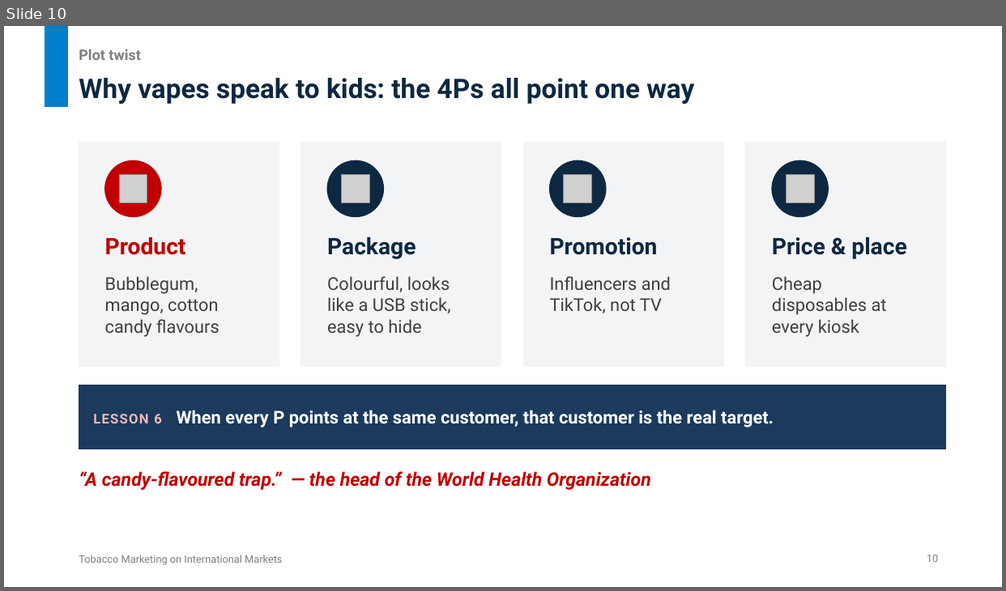
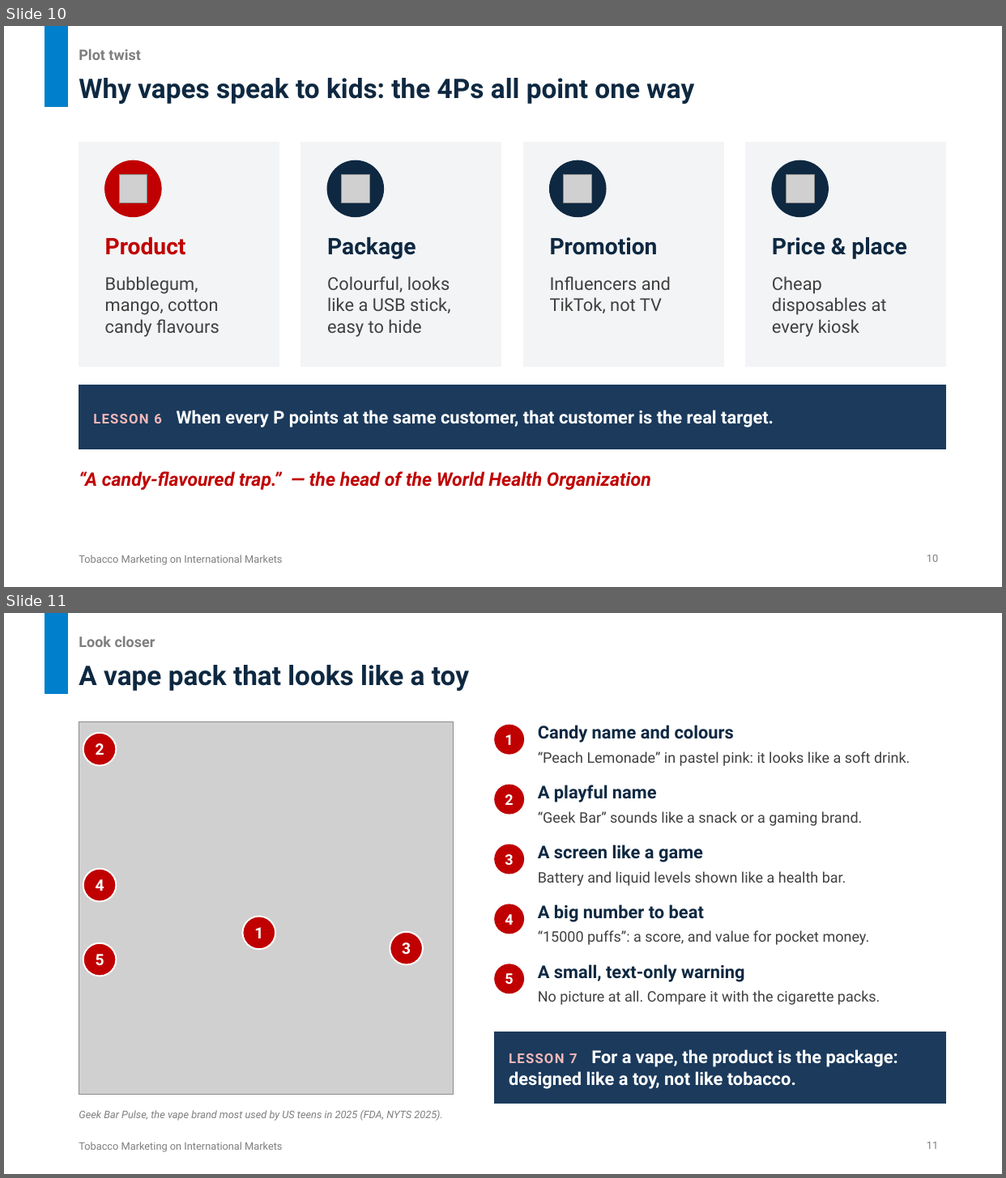
Before and after one commit to untitl333d/-frontend-slides, a slide deck: presentations/tobacco-marketing/Tobacco_Marketing_International_Markets.pptx. Shown one above the other, each under a label of ours: slide 10 before the commit, slides 10 and 11 after it. The pictures are 1006x591 and 1006x1178 pixels, drawn with LibreOffice and Linux fonts; fonts in the diff are those of the drawing; grey boxes stand for pictures. Boxes give left, top, right and bottom in pixels: in the first picture for what was removed or moved away, otherwise in the second. Text is boxed around its words. In the diff, an @@ line names an element or a change of style, - is before the commit and + after.

```diff
--- a/presentations/tobacco-marketing/Tobacco_Marketing_International_Markets.pptx
+++ b/presentations/tobacco-marketing/Tobacco_Marketing_International_Markets.pptx
@@ slide 11 added at [4,613,1002,1174], background #FFFFFF; not listed: 2 template elements that a slide beside it also shows @@
@@ text added at [79,636,155,647], 14 pt, text #7F7F7F, bold @@
+Look closer
@@ title added at [79,665,469,691], 26 pt, text #0E2841, bold @@
+A vape pack that looks like a toy
@@ picture added at [79,722,454,1095] @@
@@ ellipse added at [83,733,117,766], fill #C00000, outline #FFFFFF 1.5 pt, 15 pt, text #FFFFFF, bold @@
+2
@@ ellipse added at [494,725,524,755], fill #C00000, 14 pt, text #FFFFFF, bold @@
+1
@@ text added at [538,725,734,743], 17 pt, text #0E2841, bold @@
+Candy name and colours
@@ text added at [538,752,910,766], 14 pt, text #404040 @@
+“Peach Lemonade” in pastel pink: it looks like a soft drink.
@@ ellipse added at [494,785,524,815], fill #C00000, 14 pt, text #FFFFFF, bold @@
+2
@@ text added at [538,785,657,803], 17 pt, text #0E2841, bold @@
+A playful name
@@ text added at [538,811,862,826], 14 pt, text #404040 @@
+“Geek Bar” sounds like a snack or a gaming brand.
@@ ellipse added at [494,845,524,875], fill #C00000, 14 pt, text #FFFFFF, bold @@
+3
@@ text added at [538,845,703,862], 17 pt, text #0E2841, bold @@
+A screen like a game
@@ ellipse added at [83,869,117,902], fill #C00000, outline #FFFFFF 1.5 pt, 15 pt, text #FFFFFF, bold @@
+4
@@ text added at [538,871,846,886], 14 pt, text #404040 @@
+Battery and liquid levels shown like a health bar.
@@ ellipse added at [243,916,275,949], fill #C00000, outline #FFFFFF 1.5 pt, 15 pt, text #FFFFFF, bold @@
+1
@@ ellipse added at [494,905,524,934], fill #C00000, 14 pt, text #FFFFFF, bold @@
+4
@@ text added at [538,905,704,922], 17 pt, text #0E2841, bold @@
+A big number to beat
@@ ellipse added at [83,943,117,976], fill #C00000, outline #FFFFFF 1.5 pt, 15 pt, text #FFFFFF, bold @@
+5
@@ ellipse added at [390,932,424,965], fill #C00000, outline #FFFFFF 1.5 pt, 15 pt, text #FFFFFF, bold @@
+3
@@ text added at [538,931,870,945], 14 pt, text #404040 @@
+“15000 puffs”: a score, and value for pocket money.
@@ ellipse added at [494,964,524,994], fill #C00000, 14 pt, text #FFFFFF, bold @@
+5
@@ text added at [538,965,744,982], 17 pt, text #0E2841, bold @@
+A small, text-only warning
@@ text added at [538,990,880,1005], 14 pt, text #404040 @@
+No picture at all. Compare it with the cigarette packs.
@@ rectangle added at [494,1033,946,1103], fill #1B3A5C, outline #1B3A5C 0.75 pt, 17 pt, text #FFFFFF, bold @@
+LESSON 7 For a vape, the product is the package: designed like a toy, not like tobacco.
@@ text added at [79,1110,442,1121], 10 pt, text #7F7F7F, italic @@
+Geek Bar Pulse, the vape brand most used by US teens in 2025 (FDA, NYTS 2025).
@@ page number added at [927,1142,938,1149], 10 pt, text #7F7F7F @@
+11
```
Also in this commit, not shown: 1 slide changed, 3 other files.
